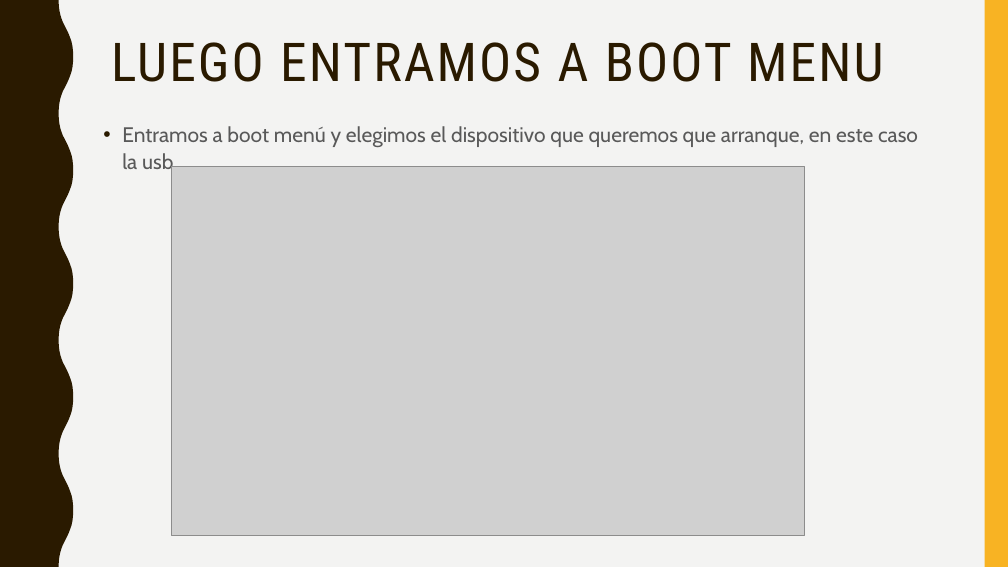
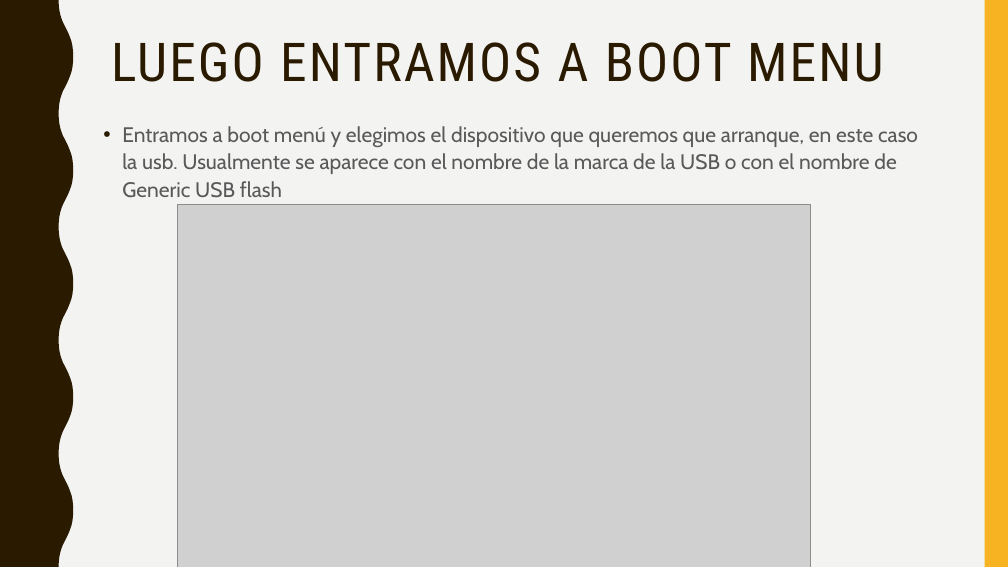
Before and after one commit to franko21/OHM, a slide deck: slide 7 of reparacion de compu/PASOS PARA FORMATEAR UNA COMPUTADORA.pptx. Drawn at 1008x567 pixels with LibreOffice and Linux fonts; fonts in the diff are those of the drawing; grey boxes stand for pictures. Boxes give left, top, right and bottom in pixels: in the first picture for what was removed or moved away, otherwise in the second. Text is boxed around its words. In the diff, an @@ line names an element or a change of style, - is before the commit and + after.

```diff
--- a/reparacion de compu/PASOS PARA FORMATEAR UNA COMPUTADORA.pptx
+++ b/reparacion de compu/PASOS PARA FORMATEAR UNA COMPUTADORA.pptx
@@ text at box(122, 126, 918, 198): text changed @@
-• Entramos a boot menú y elegimos el dispositivo que queremos que arranque, en este caso la usb.
+• Entramos a boot menú y elegimos el dispositivo que queremos que arranque, en este caso la usb. Usualmente se aparece con el nombre de la marca de la USB o con el nombre de Generic USB flash
@@ picture: place and size @@
-picture at box(172, 166, 805, 536)
+picture at box(177, 204, 811, 567)
```
Also in this commit, not shown: 2 other slides changed, 1 other file.
